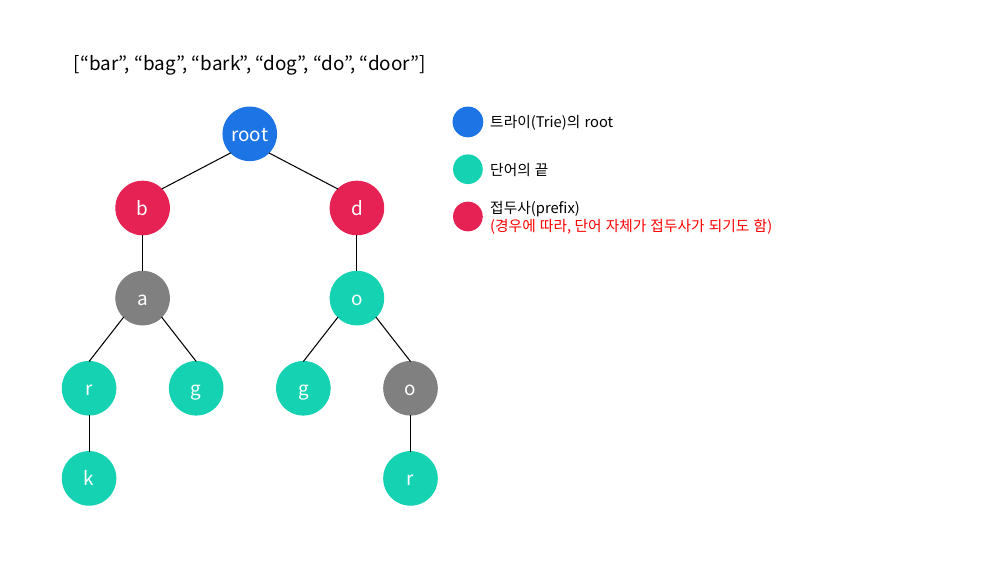
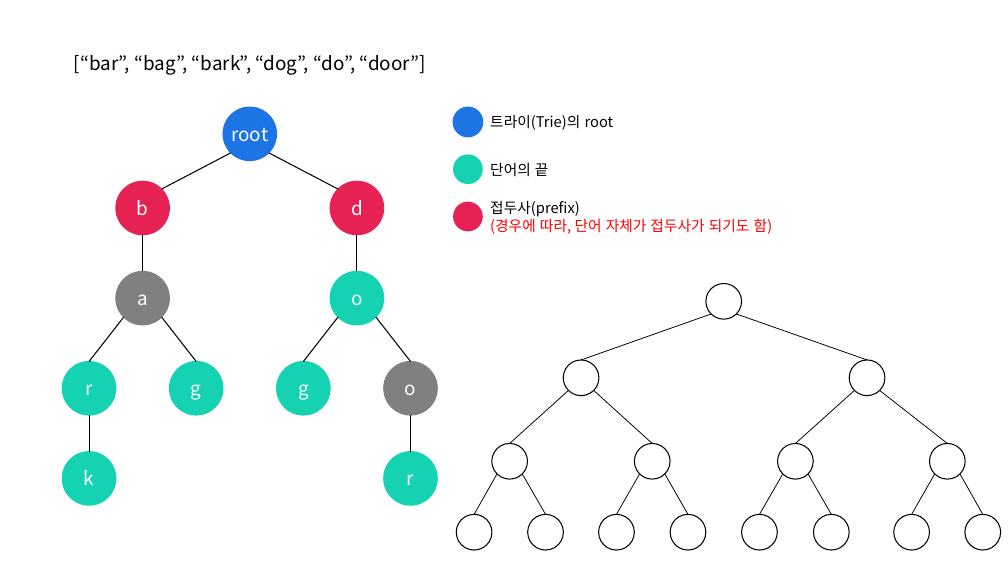
Before and after one commit to siwon-park/Algorithm-DataStructure, a slide deck: slide 12 of 99_PPT이미지/pptx.pptx. Drawn at 1008x567 pixels with LibreOffice and Linux fonts; fonts in the diff are those of the drawing. Boxes give left, top, right and bottom in pixels: in the first picture for what was removed or moved away, otherwise in the second. Text is boxed around its words. In the diff, an @@ line names an element or a change of style, - is before the commit and + after.

```diff
--- a/99_PPT이미지/pptx.pptx
+++ b/99_PPT이미지/pptx.pptx
@@ group added at [457,284,1000,550]: 15 ellipses, 14 lines @@
```
Also in this commit, not shown: 2 slides added, 2 other files.
